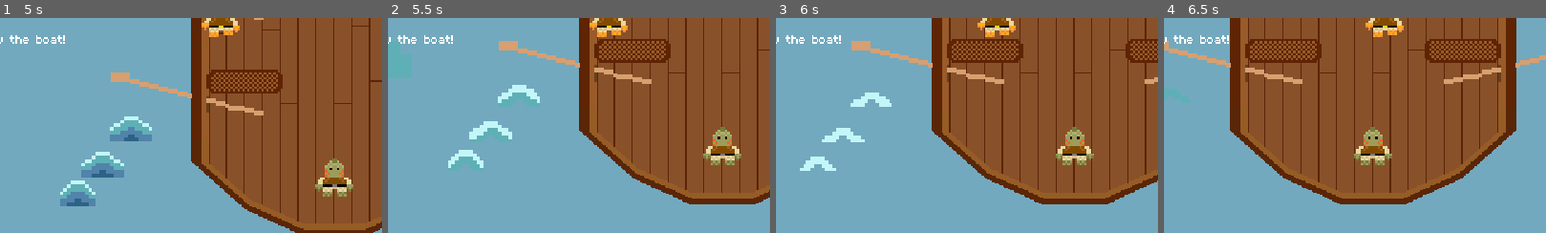
Above: before the commit, frames 1-4 (left to right).
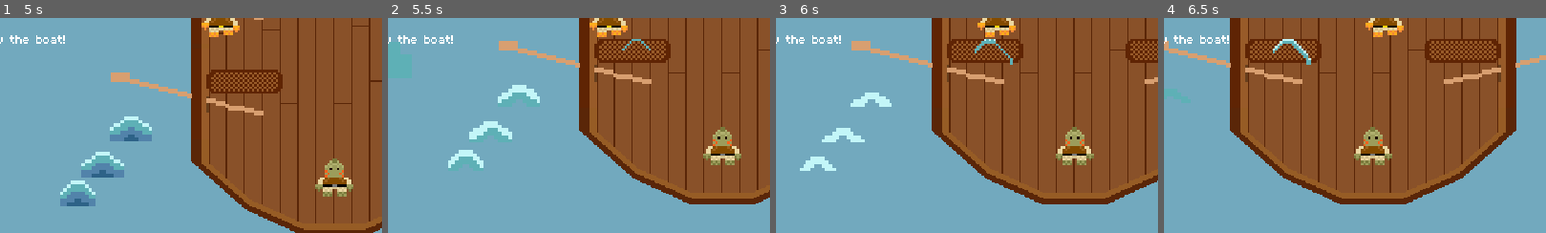
Above: after the commit, the same moments.

Repository: Splashy-Inc/splish-splashisson
Game: Godot game, scene res://Scenes/playground.tscn
The game is run twice, just before and just after one commit, with the same random seed, the same clock (stepped at 60 frames per second) and the same inputs.
Inputs:
- Up to frame 1 (5 s): hold D (right) 0.53-1.28 s; hold I (interact) 0.53-1.28 s; hold S (down) 1.28-2.03 s; tap O (location) at 1.35, 2.85, 4.35 s; hold D (right) 2.03-2.78 s; hold I (interact) 2.03-2.78 s; hold W (up) 2.78-3.53 s; hold I (interact) 3.53-4.28 s; hold A (left) from 3.53 s (still down)
- Up to frame 2 (5.5 s): release A (left) at 5.03 s; hold S (down) from 5.03 s (still down); hold I (interact) from 5.03 s (still down)
- Up to frame 3 (6 s): release S (down) at 5.78 s; release I (interact) at 5.78 s; hold D (right) from 5.78 s (still down); tap O (location) at 5.85 s
- Up to frame 4 (6.5 s): keep holding D (right)
The pictures show only the part of the screen within x 21-71%, y 50-100%; the shares and areas given below are measured in that part.

Frame 1 is identical in both runs. In frame 2, less than 0.1% of the frame differs, in the area x 61-69%, y 9-16%; in frame 3, 0.2%; in frame 4, 0.3%, in the area x 28-39%, y 9-22%.

Commit message:
Spawn leaks up to 3 active at a time
Leak spawns every 5 seconds

Diff:
--- a/Scenes/playground.gd
+++ b/Scenes/playground.gd
@@ -17,4 +17,5 @@
 
 
 func _on_leak_spawn_timer_timeout() -> void:
-	pass # Replace with function body.
+	if get_tree().get_nodes_in_group("leak").size() < 3:
+		Globals.boat.spawn_leak()
--- a/Scenes/playground.tscn
+++ b/Scenes/playground.tscn
@@ -73,4 +73,9 @@
 
 [node name="Obstacles" type="Node" parent="."]
 
+[node name="LeakSpawnTimer" type="Timer" parent="."]
+wait_time = 5.0
+autostart = true
+
 [connection signal="ready" from="Boat" to="." method="_on_boat_ready"]
+[connection signal="timeout" from="LeakSpawnTimer" to="." method="_on_leak_spawn_timer_timeout"]
